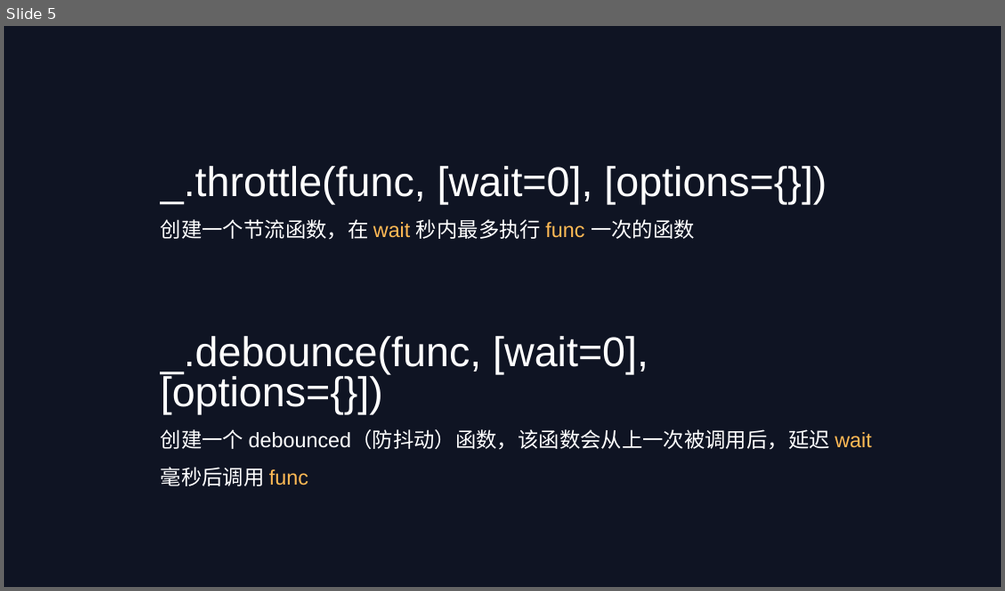
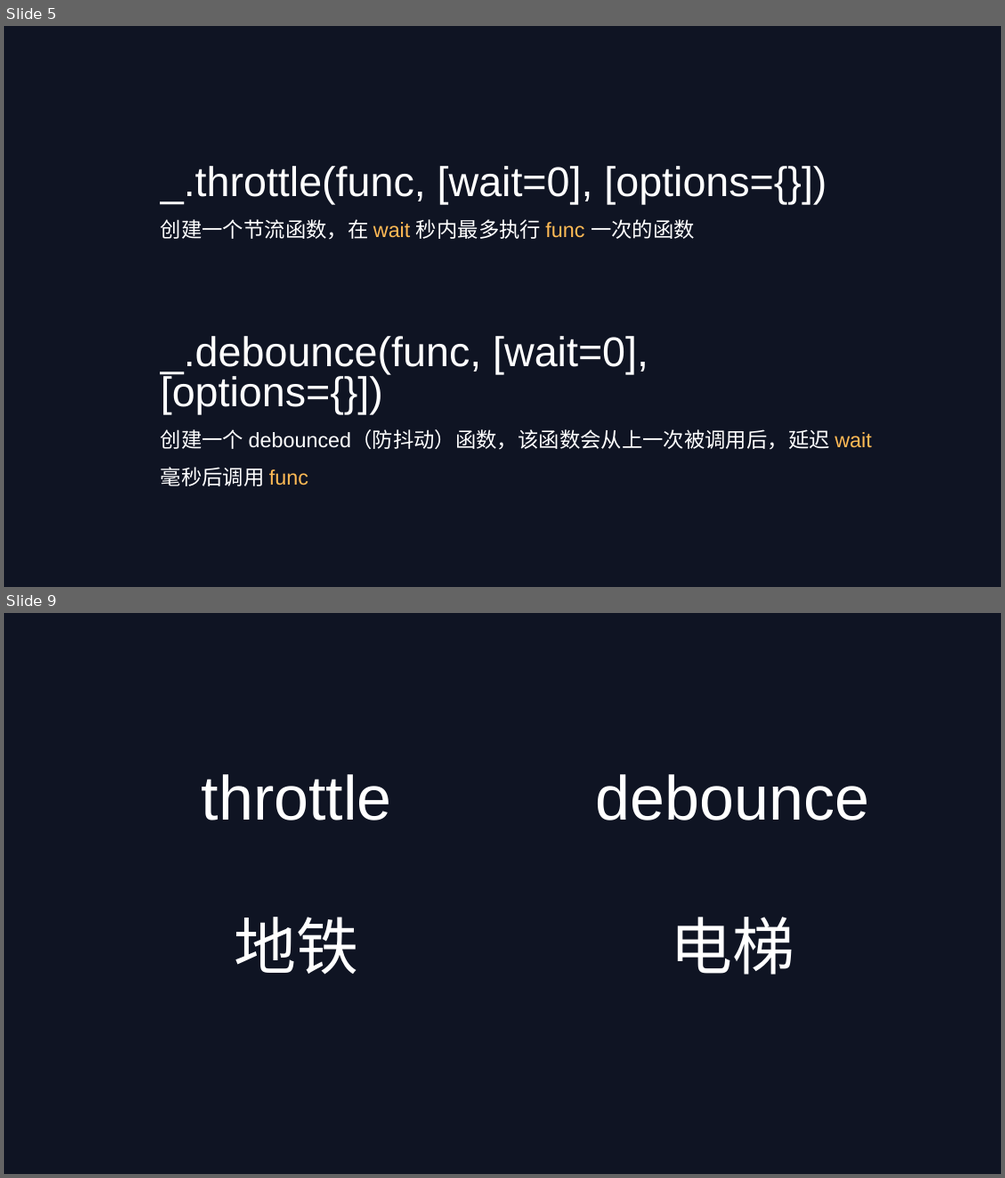
Before and after one commit to LIWANG1998/Debounc-Throttle, a slide deck: 防抖&节流.pptx. Shown one above the other, each under a label of ours: slide 5 before the commit, slides 5 and 9 after it; the slides between them are not shown. The pictures are 1005x591 and 1005x1178 pixels, drawn with LibreOffice and Linux fonts; fonts in the diff are those of the drawing. Boxes give left, top, right and bottom in pixels: in the first picture for what was removed or moved away, otherwise in the second. Text is boxed around its words. In the diff, an @@ line names an element or a change of style, - is before the commit and + after.

```diff
--- a/防抖&节流.pptx
+++ b/防抖&节流.pptx
@@ slide 9 added at bbox=[4, 613, 1001, 1174], background #0F1423 @@
@@ text added at bbox=[202, 774, 392, 974], 60 pt, text #FFFFFF @@
+throttle
+地铁
@@ text added at bbox=[596, 774, 869, 974], 60 pt, text #FFFFFF @@
+debounce
+电梯
```
Also in this commit, not shown: 5 other slides added, 1 slide removed, 6 other files.
